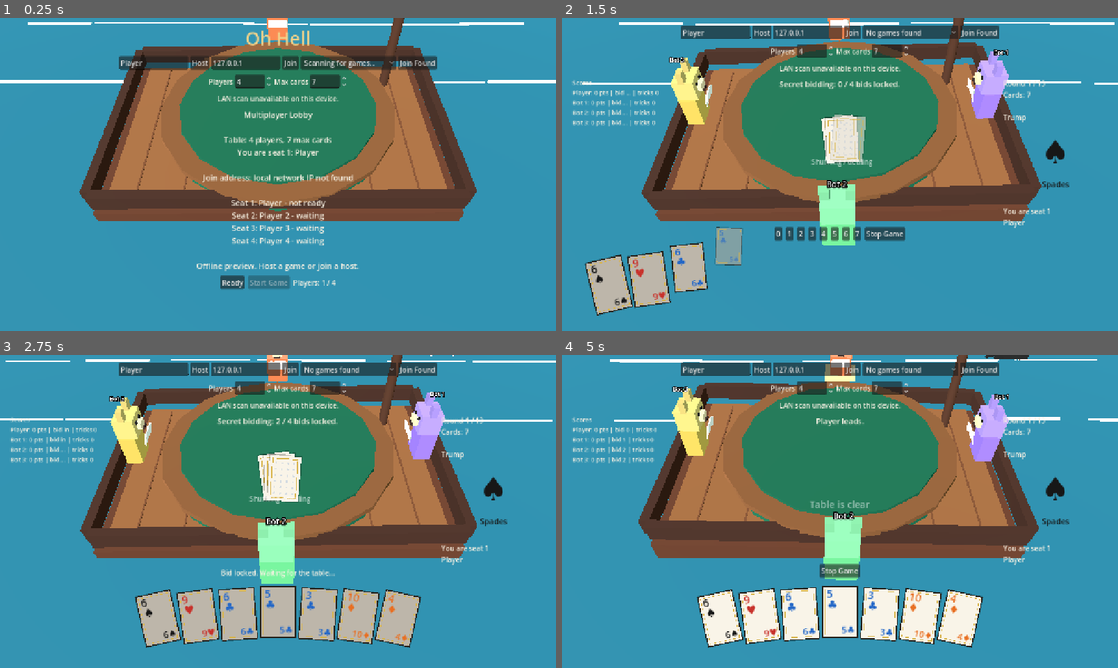
Above: before the commit, frames 1-4 (two rows, left to right).
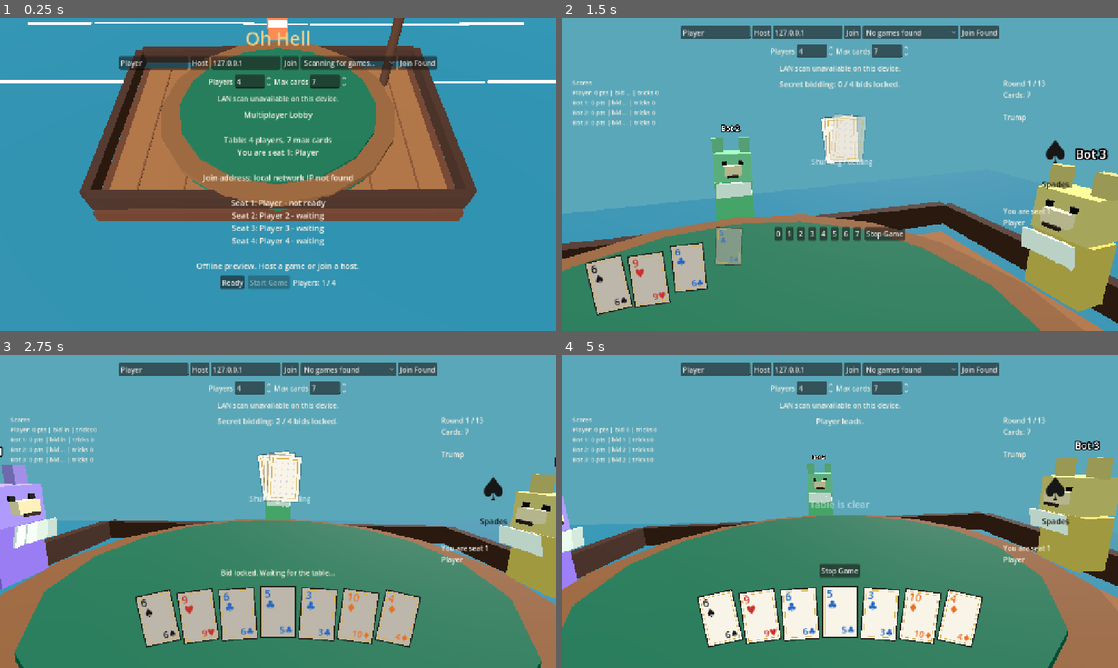
Above: after the commit, the same moments.

Repository: JordanOakFox/oh-hell-godot
Game: Godot game, scene res://scenes/main.tscn
Same seed, same stepped clock (60 frames per second), same inputs: the game is played once before the commit and once after it.
Inputs (mouse positions are in pixels of both pictures, inside the frame that each line leads up to):
- Up to frame 1 (0.25 s): no input
- Up to frame 2 (1.5 s): click "Ready" at 0.5 s; click "Start Game" at 1.25 s
- Up to frame 3 (2.75 s): click "0" at 2 s
- Up to frame 4 (5 s): tap Enter at 2.75 s; move the mouse to (962, 495) at 2.77 s; tap E at 2.85, 3.6, 4.35 s; move the mouse to (728, 527) at 3.52 s; move the mouse to (895, 442) at 4.27 s

The runs differ from the first frame. In frame 2, 90% of the frame differs, in the area x 0-100%, y 0-100%; in frame 3, 88%; in frame 4, 89%.

Commit message:
Add first person seat camera

Diff:
--- a/scripts/table_view_3d.gd
+++ b/scripts/table_view_3d.gd
@@ -21,6 +21,7 @@
 }
 
 var viewport: SubViewport
+var camera: Camera3D
 var world_root: Node3D
 var ocean_root: Node3D
 var ship_root: Node3D
@@ -35,6 +36,11 @@
 var flag_strips: Array = []
 var seat_count := 0
 var current_active := -1
+var local_seat := 0
+var camera_mode := "overview"
+var look_enabled := false
+var look_yaw := 0.0
+var look_pitch := -10.0
 var time := 0.0
 
 func _ready() -> void:
@@ -50,6 +56,10 @@
 	world_root = Node3D.new()
 	viewport.add_child(world_root)
 	_build_world()
+
+func _exit_tree() -> void:
+	if look_enabled:
+		Input.mouse_mode = Input.MOUSE_MODE_VISIBLE
 
 func _process(delta: float) -> void:
 	time += delta
@@ -60,6 +70,15 @@
 	_animate_waves()
 	_animate_flag()
 	_animate_seats()
+	_update_camera()
+
+func _input(event: InputEvent) -> void:
+	if event is InputEventKey and event.pressed and not event.echo and event.keycode == KEY_E:
+		look_enabled = not look_enabled
+		Input.mouse_mode = Input.MOUSE_MODE_CAPTURED if look_enabled else Input.MOUSE_MODE_VISIBLE
+	elif event is InputEventMouseMotion and look_enabled:
+		look_yaw -= event.relative.x * 0.08
+		look_pitch = clampf(look_pitch - event.relative.y * 0.08, -35.0, 35.0)
 
 func set_table_state(table_state: Dictionary, my_seat: int) -> void:
 	if not is_inside_tree() or table_state.is_empty():
@@ -69,11 +88,17 @@
 		return
 	if players != seat_count:
 		_rebuild_seats(players)
+	local_seat = clampi(my_seat, 0, max(players - 1, 0))
+	var phase := str(table_state.get("phase", ""))
+	camera_mode = "seat" if phase in ["bidding", "playing", "trick_end", "round_end"] else "overview"
+	if camera_mode != "seat" and look_enabled:
+		look_enabled = false
+		Input.mouse_mode = Input.MOUSE_MODE_VISIBLE
 	_update_seats(table_state, my_seat)
 	_update_trick(table_state)
 
 func _build_world() -> void:
-	var camera := Camera3D.new()
+	camera = Camera3D.new()
 	camera.position = Vector3(0, 5.9, 6.4)
 	camera.rotation_degrees = Vector3(-50, 0, 0)
 	camera.fov = 44
@@ -375,6 +400,33 @@
 		avatar.rotation.y = seat_base_rotations[seat]
 		avatar.rotation_degrees.x = lean
 
+func _update_camera() -> void:
+	if not camera:
+		return
+	if camera_mode != "seat" or local_seat >= seat_base_positions.size():
+		camera.position = camera.position.lerp(Vector3(0, 5.9, 6.4), 0.08)
+		camera.rotation_degrees = camera.rotation_degrees.lerp(Vector3(-50, 0, 0), 0.08)
+		camera.fov = lerpf(camera.fov, 44.0, 0.08)
+		return
+
+	var seat_pos: Vector3 = seat_base_positions[local_seat]
+	var seat_angle: float = atan2(seat_pos.z, seat_pos.x)
+	var inward := Vector3(-cos(seat_angle), 0, -sin(seat_angle)).normalized()
+	var side := Vector3(-inward.z, 0, inward.x)
+	var base_pos := ship_root.to_global(seat_pos + inward * 0.35 + Vector3(0, 1.24, 0))
+	var natural_yaw := rad_to_deg(atan2(-inward.x, -inward.z))
+	var yaw := natural_yaw + look_yaw
+	var pitch := look_pitch
+	if not look_enabled:
+		look_yaw = lerpf(look_yaw, 0.0, 0.08)
+		look_pitch = lerpf(look_pitch, -10.0, 0.08)
+		yaw = natural_yaw + look_yaw
+		pitch = look_pitch
+	var sway := side * sin(time * 1.8) * 0.025
+	camera.global_position = camera.global_position.lerp(base_pos + sway, 0.18)
+	camera.rotation_degrees = camera.rotation_degrees.lerp(Vector3(pitch, yaw, 0), 0.18)
+	camera.fov = lerpf(camera.fov, 64.0, 0.08)
+
 func _box(size: Vector3, color: Color) -> MeshInstance3D:
 	var mesh := BoxMesh.new()
 	mesh.size = size
